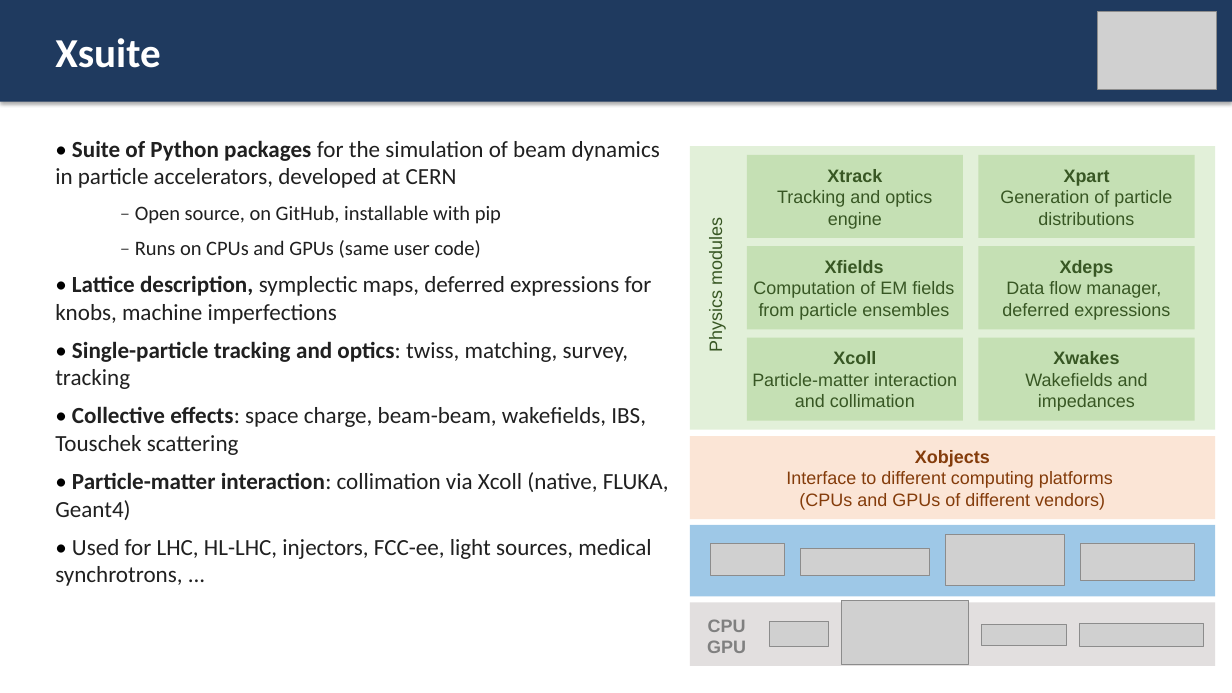
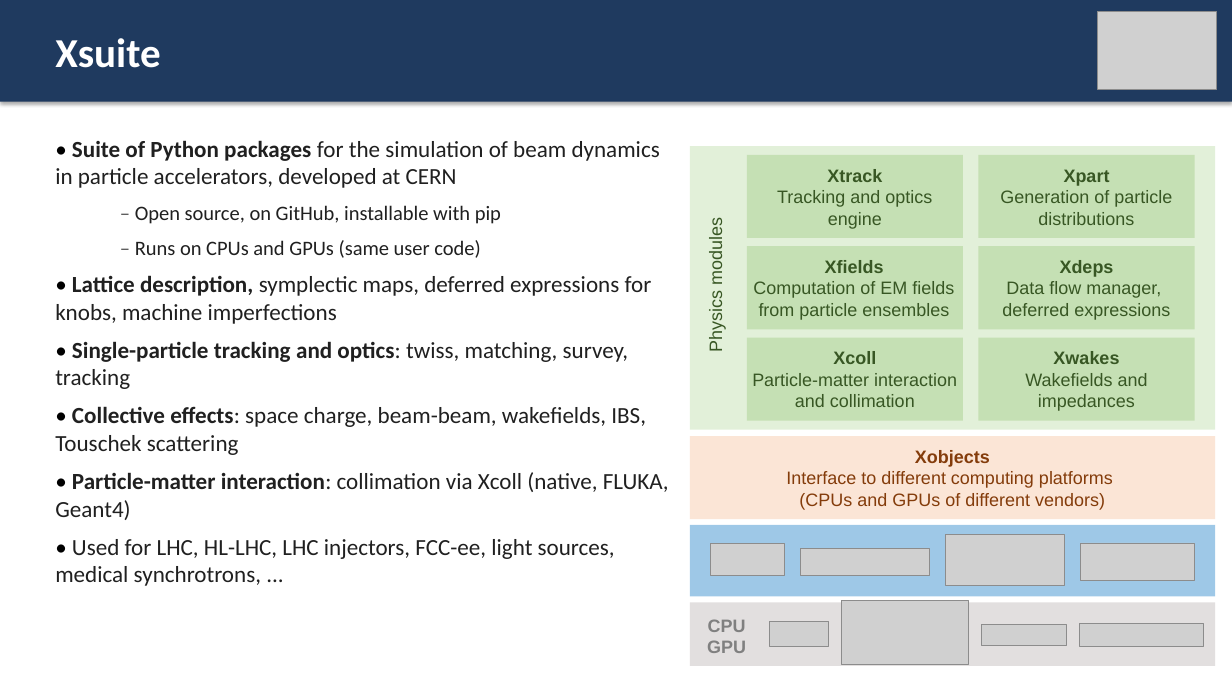
Before and after one commit to xsuite/tutorial_cas_nov_2026, a slide deck: slide 1 of intro_slides.pptx. Drawn at 1232x693 pixels with LibreOffice and Linux fonts; fonts in the diff are those of the drawing; grey boxes stand for pictures. Boxes give left, top, right and bottom in pixels: in the first picture for what was removed or moved away, otherwise in the second. Text is boxed around its words. In the diff, an @@ line names an element or a change of style, - is before the commit and + after.

```diff
--- a/intro_slides.pptx
+++ b/intro_slides.pptx
@@ text at (55,539,615,586): text changed @@
-• Used for LHC, HL-LHC, injectors, FCC-ee, light sources, medical synchrotrons, ...
+• Used for LHC, HL-LHC, LHC injectors, FCC-ee, light sources, medical synchrotrons, ...
```
Also in this commit, not shown: 1 other slide changed.
